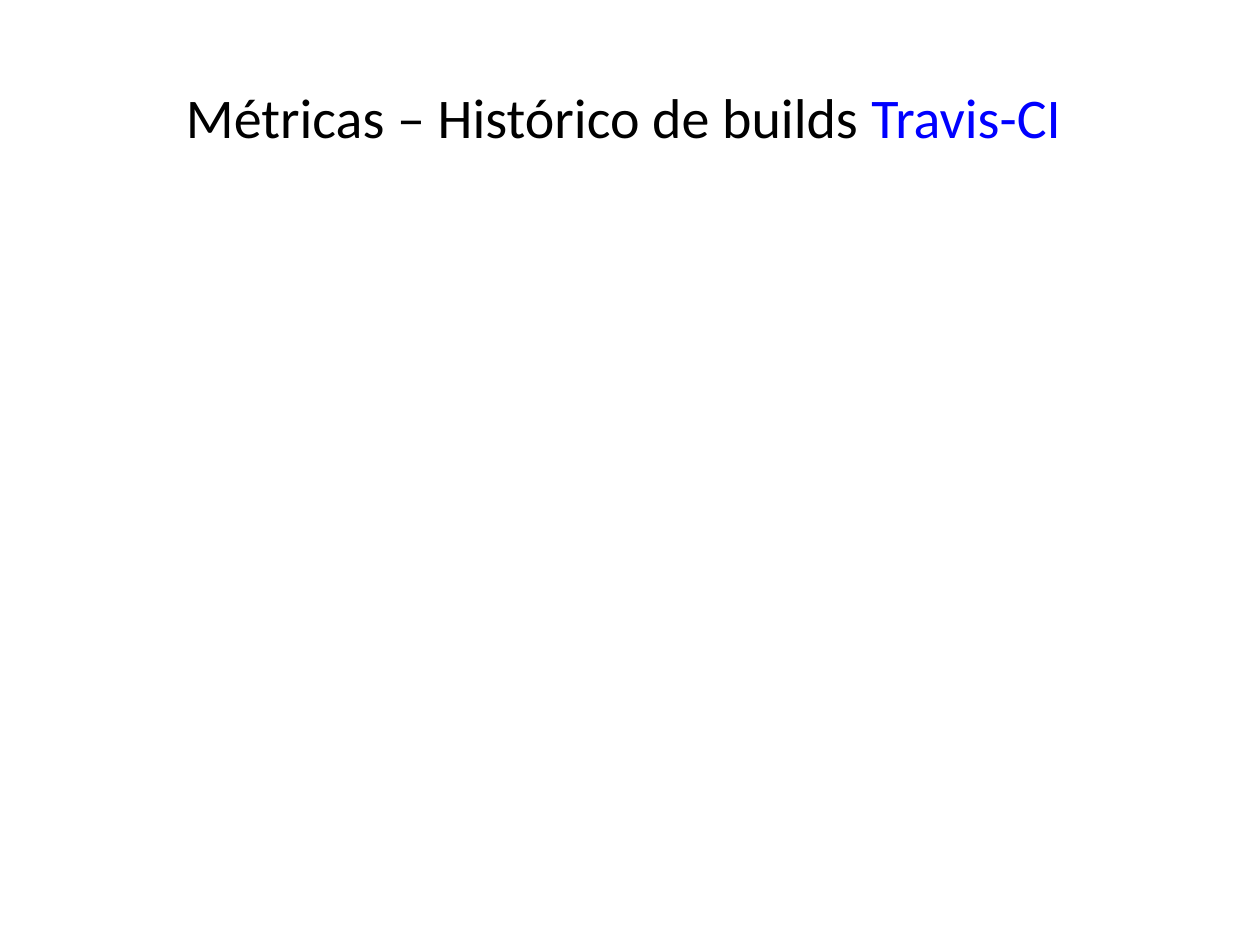
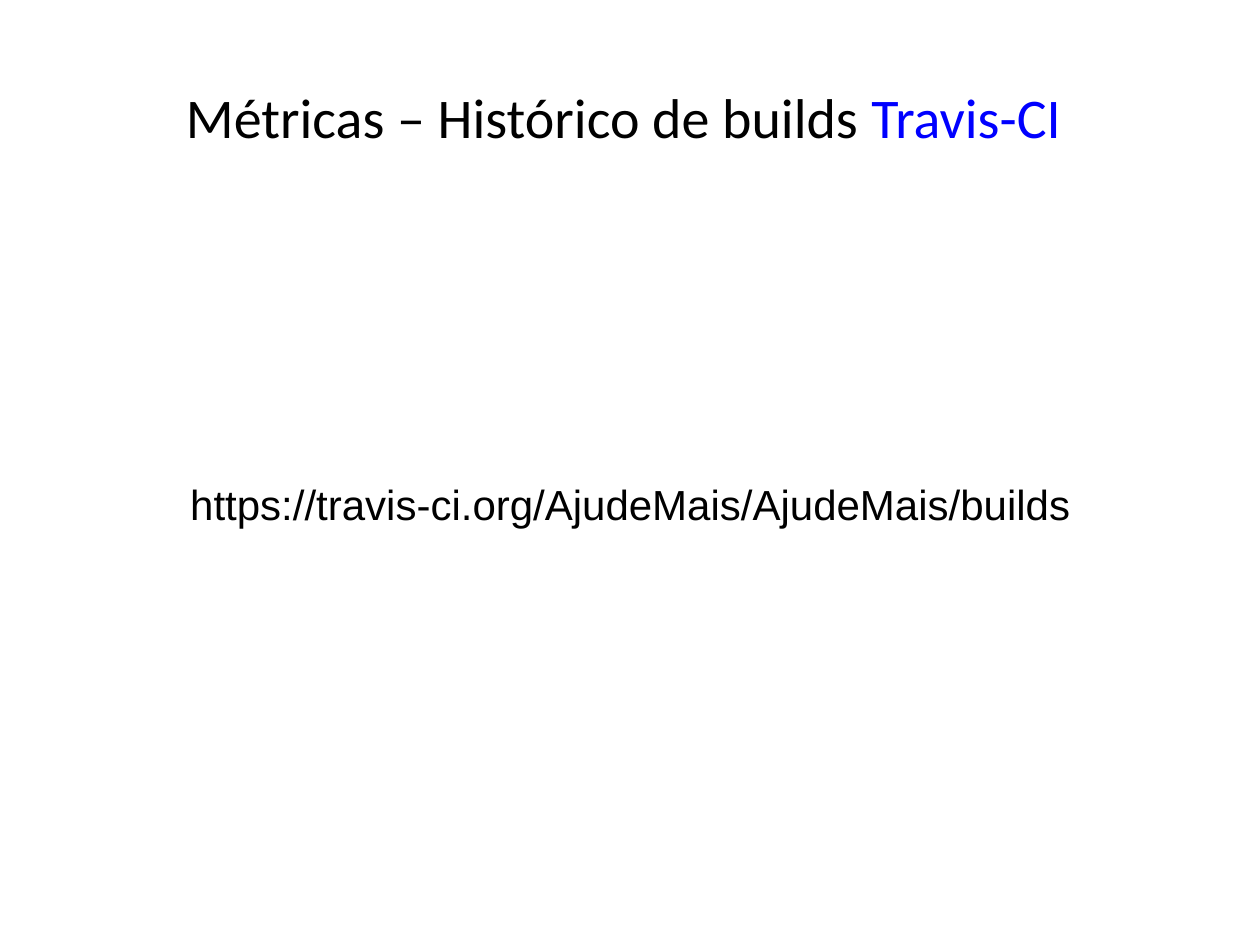
Before and after one commit to AjudeMais/ajudeMais-Projeto, a slide deck: slide 12 of Projeto-AjudeMais/002-Acompanhamento/Iteracao-02/ADR - apresentacao de resultados-IT02.pptx. Drawn at 1260x945 pixels with LibreOffice and Linux fonts; fonts in the diff are those of the drawing. Boxes give left, top, right and bottom in pixels: in the first picture for what was removed or moved away, otherwise in the second. Text is boxed around its words. In the diff, an @@ line names an element or a change of style, - is before the commit and + after.

```diff
--- a/Projeto-AjudeMais/002-Acompanhamento/Iteracao-02/ADR - apresentacao de resultados-IT02.pptx
+++ b/Projeto-AjudeMais/002-Acompanhamento/Iteracao-02/ADR - apresentacao de resultados-IT02.pptx
@@ text added at (190, 489, 1070, 529), 24 pt, text #000000 @@
+https://travis-ci.org/AjudeMais/AjudeMais/builds
```
Also in this commit, not shown: 3 other slides changed, 10 other files.
